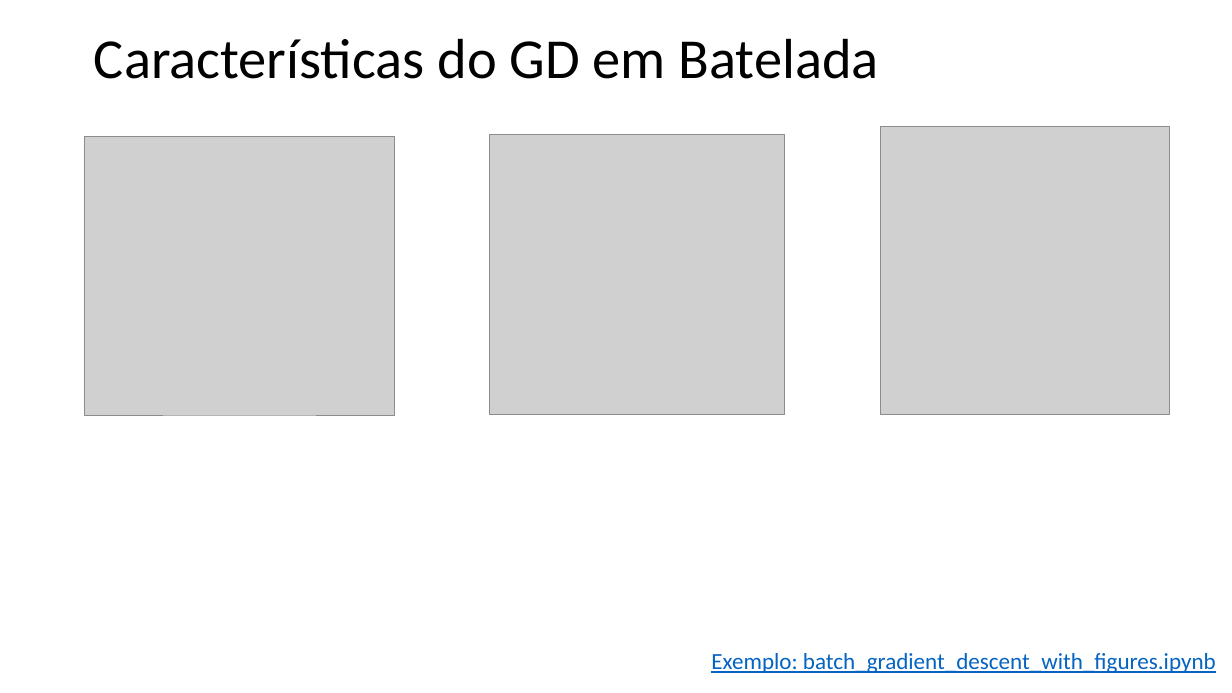
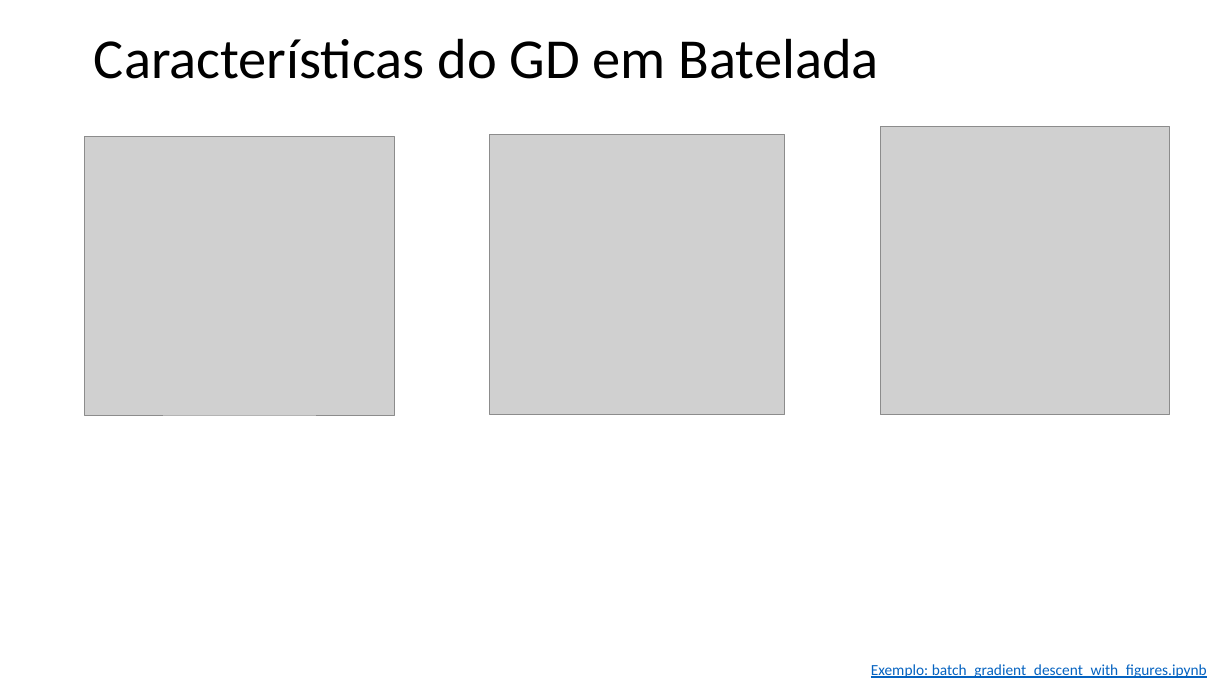
Before and after one commit to zz4fap/t319_aprendizado_de_maquina, a slide deck: slide 12 of slides/T319_Regressão_Linear (Parte II).pptx. Drawn at 1232x693 pixels with LibreOffice and Linux fonts; fonts in the diff are those of the drawing; grey boxes stand for pictures. Boxes give left, top, right and bottom in pixels: in the first picture for what was removed or moved away, otherwise in the second. Text is boxed around its words. In the diff, an @@ line names an element or a change of style, - is before the commit and + after.

```diff
--- a/slides/T319_Regressão_Linear (Parte II).pptx
+++ b/slides/T319_Regressão_Linear (Parte II).pptx
@@ text "Exemplo: batch_gradient_descent_with_figures.ipynb": place and size @@
-text "Exemplo: batch_gradient_descent_with_figures.ipynb" at box(711, 653, 1216, 673)
+text "Exemplo: batch_gradient_descent_with_figures.ipynb" at box(871, 664, 1207, 678)
@@ text "Exemplo: batch_gradient_descent_with_figures.ipynb" at box(871, 664, 1207, 678): size 18 to 12 pt @@
```
Also in this commit, not shown: 4 other slides changed, 3 other files.
